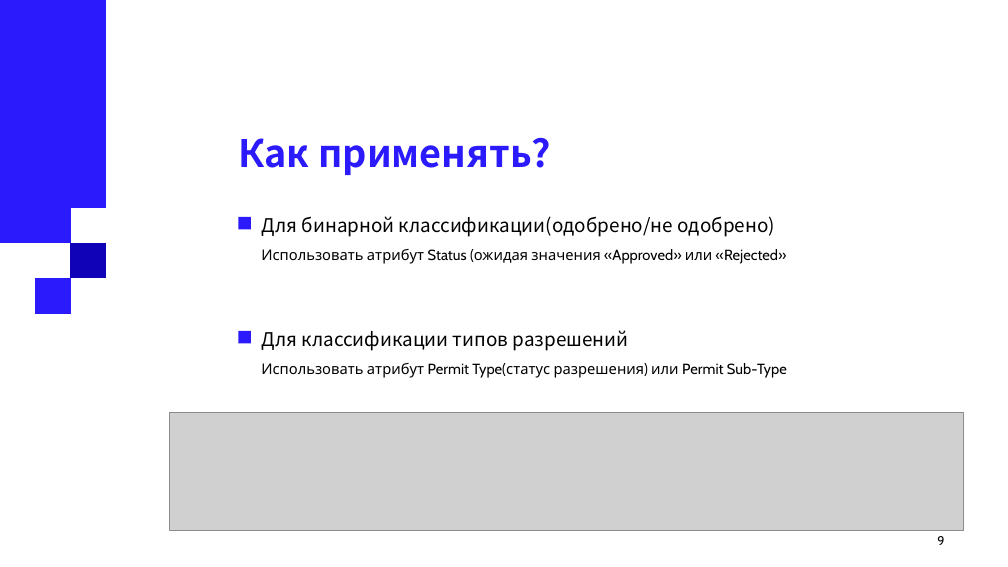
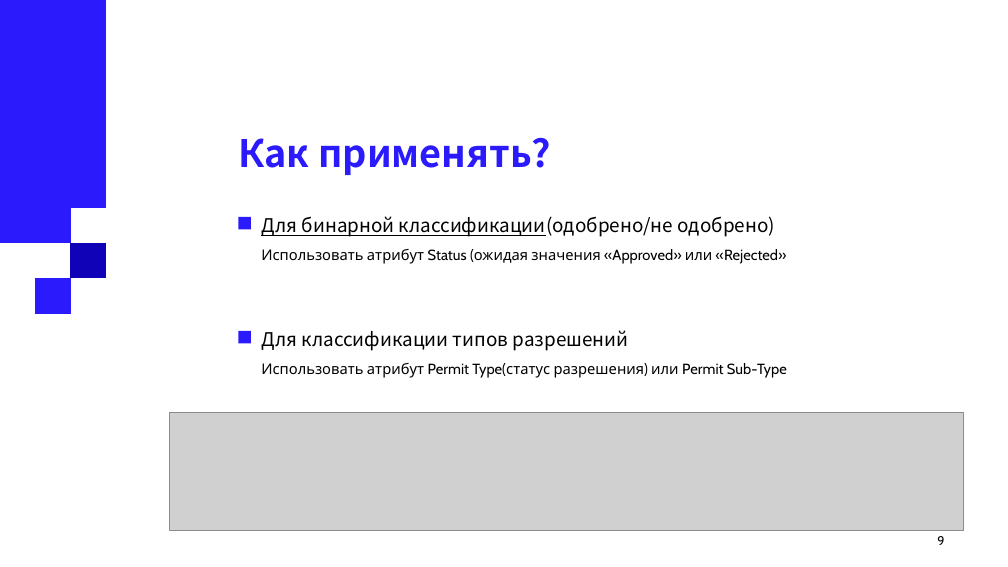
Before and after one commit to woofiwaffle/Projects_ML_BD, a slide deck: slide 9 of BigData/labwork1/Presentation.pptx. Drawn at 1008x567 pixels with LibreOffice and Linux fonts; fonts in the diff are those of the drawing; grey boxes stand for pictures. Boxes give left, top, right and bottom in pixels: in the first picture for what was removed or moved away, otherwise in the second. Text is boxed around its words. In the diff, an @@ line names an element or a change of style, - is before the commit and + after.

```diff
--- a/BigData/labwork1/Presentation.pptx
+++ b/BigData/labwork1/Presentation.pptx
@@ text "Для бинарной классификации(одобрено/не одобрено)" at box(261, 216, 776, 237): underline on in "Для бинарной классификации(одобрено/не" @@
```
Also in this commit, not shown: 3 other slides changed.
